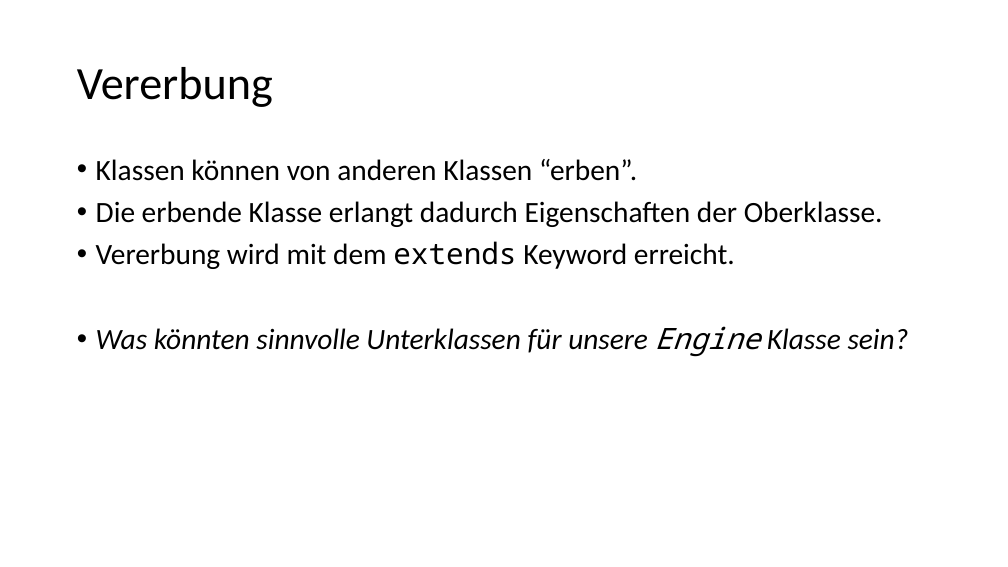
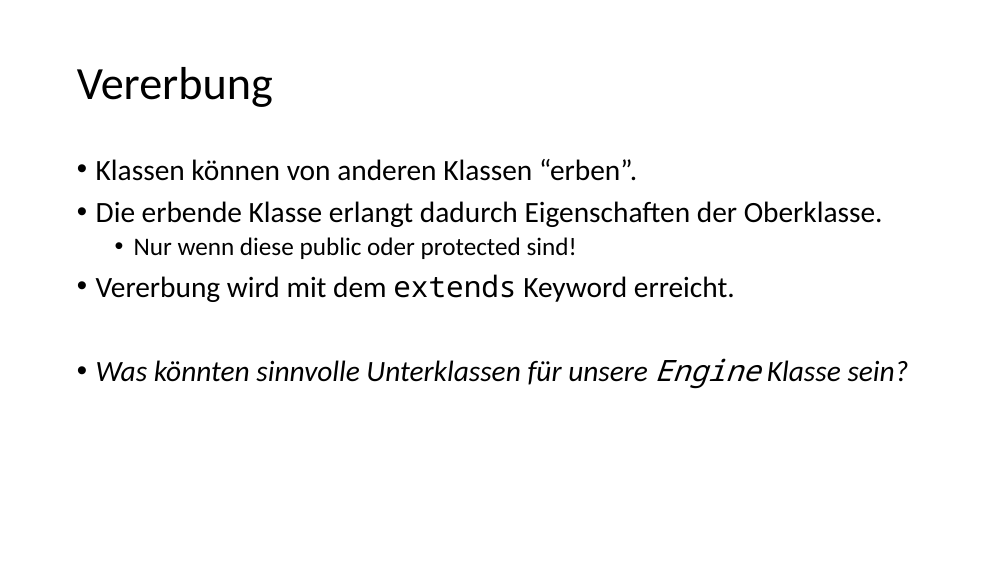
Before and after one commit to desombre/java_examples, a slide deck: slide 13 of CrashCourse_JAVA.pptx. Drawn at 1008x567 pixels with LibreOffice and Linux fonts; fonts in the diff are those of the drawing. Boxes give left, top, right and bottom in pixels: in the first picture for what was removed or moved away, otherwise in the second. Text is boxed around its words. In the diff, an @@ line names an element or a change of style, - is before the commit and + after.

```diff
--- a/CrashCourse_JAVA.pptx
+++ b/CrashCourse_JAVA.pptx
@@ text at box(134, 237, 577, 259): paragraph added @@
+  • Nur wenn diese public oder protected sind!
```
Also in this commit, not shown: 3 other slides changed, 1 other file.
